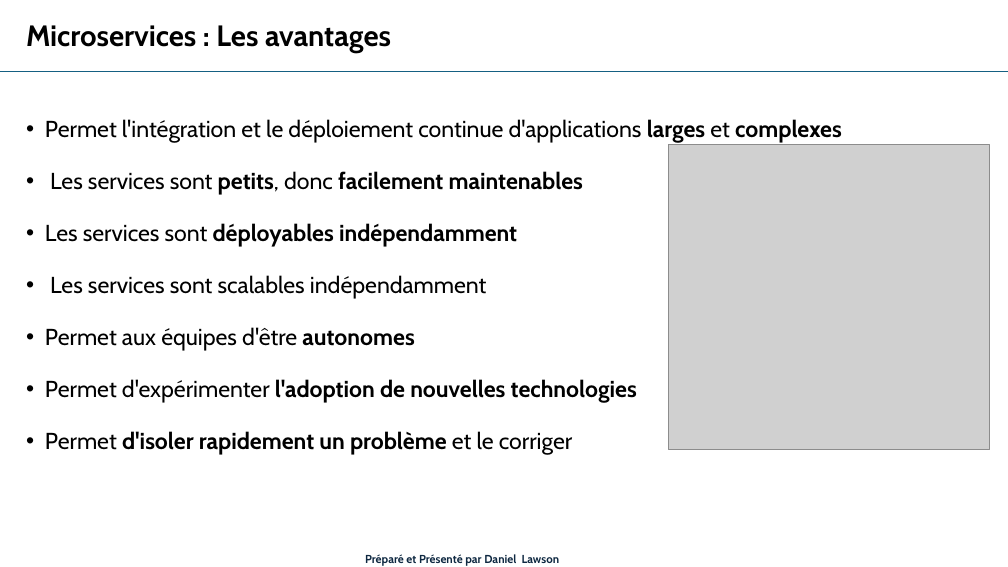
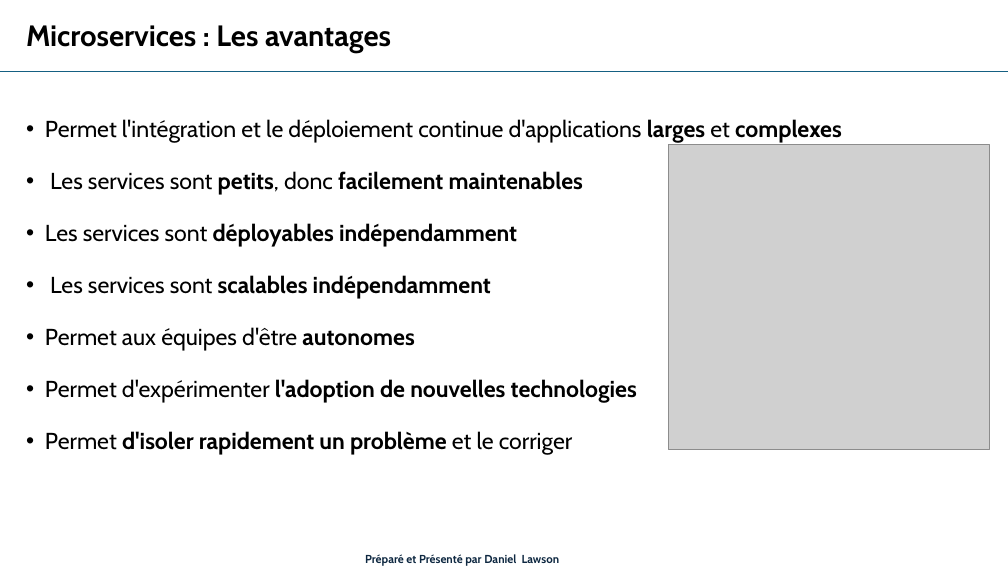
Before and after one commit to danylaws/microservices-course-efrei, a slide deck: slide 11 of Mod-1_introduction-aux-microservices/Mod-1_introduction-to-microservices.pptx. Drawn at 1008x567 pixels with LibreOffice and Linux fonts; fonts in the diff are those of the drawing; grey boxes stand for pictures. Boxes give left, top, right and bottom in pixels: in the first picture for what was removed or moved away, otherwise in the second. Text is boxed around its words. In the diff, an @@ line names an element or a change of style, - is before the commit and + after.

```diff
--- a/Mod-1_introduction-aux-microservices/Mod-1_introduction-to-microservices.pptx
+++ b/Mod-1_introduction-aux-microservices/Mod-1_introduction-to-microservices.pptx
@@ text at [50, 275, 491, 299]: bold on in "scalables indépendamment" @@
```
Also in this commit, not shown: 5 other slides changed, 3 other files.
